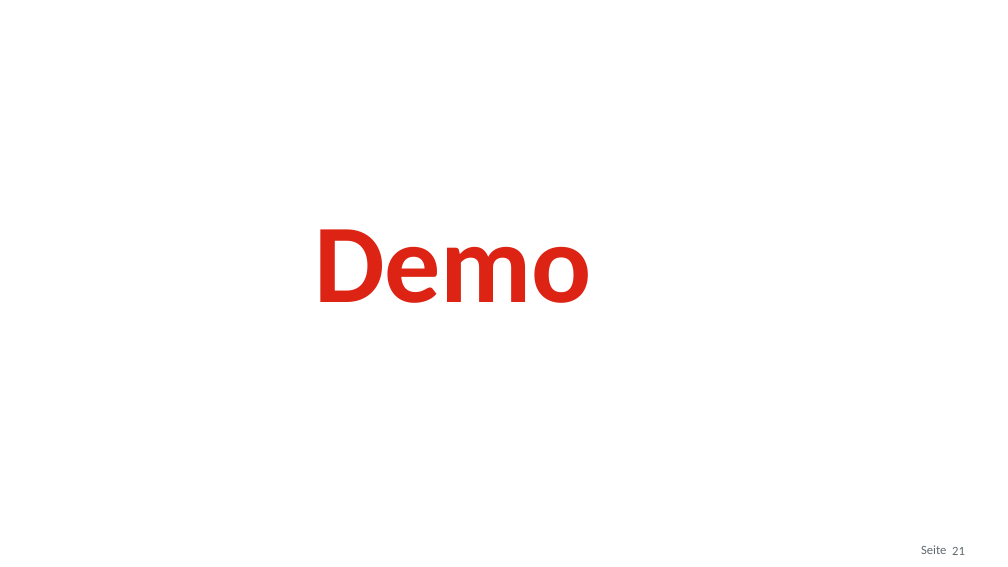
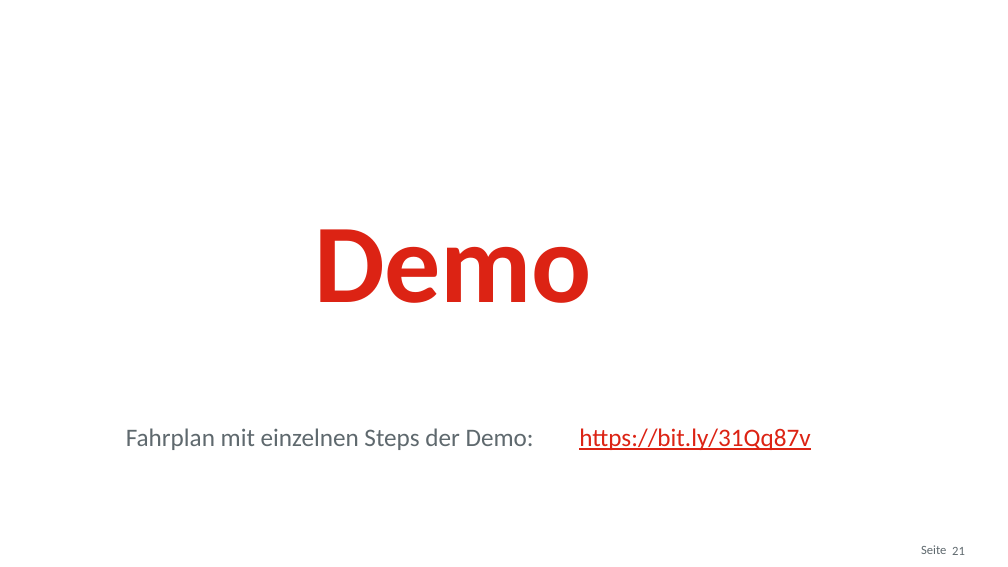
Before and after one commit to osp-ottogroup/movex-cdc, a slide deck: slide 21 of doc/2020-09_TriXX_Otto_QConf.pptx. Drawn at 1008x567 pixels with LibreOffice and Linux fonts; fonts in the diff are those of the drawing; background and template pictures are left out. Boxes give left, top, right and bottom in pixels: in the first picture for what was removed or moved away, otherwise in the second. Text is boxed around its words. In the diff, an @@ line names an element or a change of style, - is before the commit and + after.

```diff
--- a/doc/2020-09_TriXX_Otto_QConf.pptx
+++ b/doc/2020-09_TriXX_Otto_QConf.pptx
@@ text added at [126,428,810,450], 18 pt, text #5F696E @@
+Fahrplan mit einzelnen Steps der Demo: https://bit.ly/31Qq87v
```
Also in this commit, not shown: 1 other slide changed, 1 other file.
